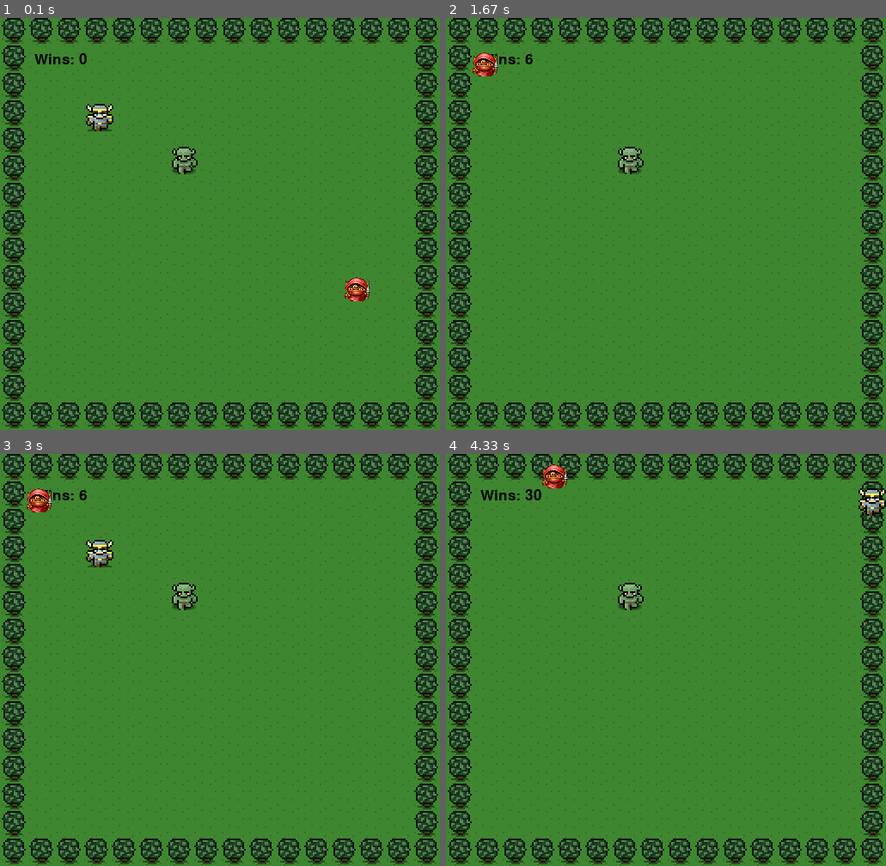
Above: before the commit, frames 1-4 (two rows, left to right).
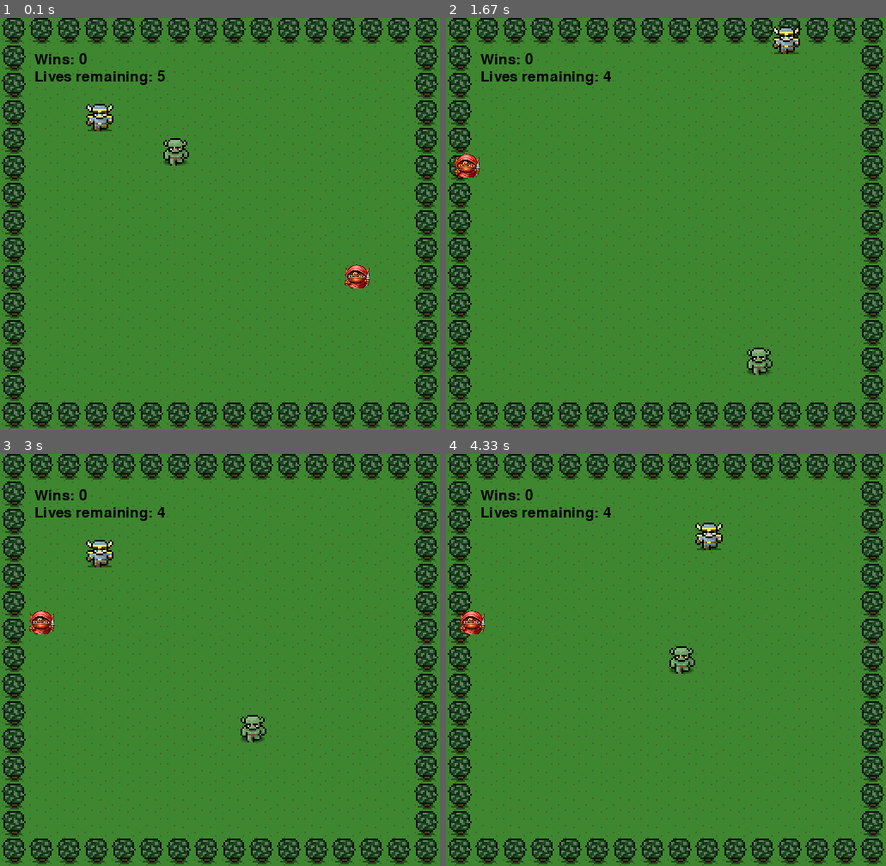
Above: after the commit, the same moments.

Repository: cshall13/Goblin-Pygame-
Game: pygame game, started from game.py
Two runs of this game, one before a commit and one after it. Both use one fixed random seed, a clock stepped at 60 frames per second and the inputs below.
Inputs:
- Up to frame 1 (0.1 s): no input
- Up to frame 2 (1.67 s): hold Right 0.33-0.8 s; hold Up 0.83-1.13 s; hold Right 1.17-1.63 s
- Up to frame 3 (3 s): hold Left 1.67-2.2 s; hold Down 2.23-2.53 s; hold Left 2.57-2.97 s
- Up to frame 4 (4.33 s): hold Up 3-3.37 s; hold Right 3.4-4.03 s; hold Down from 4.07 s (still down)

The runs differ from the first frame. In frame 1, 1.3% of the frame differs, in the area x 8-85%, y 12-69%; in frame 2, 1.8%; in frame 3, 1.5%; in frame 4, 2.2%, in the area x 3-100%, y 2-54%.

Commit message:
init-pygame

Diff:
--- a/game.py
+++ b/game.py
@@ -32,21 +32,26 @@
 hero = {
 	"x": 100,
 	"y": 100,
-	"speed": 10,
-	"wins": 0
+	"speed": 5,
+	"wins": 0,
+	"kills": 0,
+	"lives": 5
 }
 
 goblin = {
 	"x": 400,
 	"y": 300,
-	"speed": 10
+	"speed": 1.5,
+	"direction": "N"
 }
 
 monster = {
 	"x": 200,
 	"y": 150,
-	"speed": 10
-}
+	"speed": 1
+}
+
+directions = [ 'N', 'S', 'E', 'W', 'NE', 'NW', 'SE', 'SW']
 
 screen_size = (screen["height"], screen ["width"])
 pygame_screen = pygame.display.set_mode(screen_size)
@@ -56,15 +61,25 @@
 goblin_image = pygame.image.load('images/goblin.png')
 monster_image = pygame.image.load('images/monster.png')
 
+# Add music files
+pygame.mixer.music.load('sounds/music.wav')
+pygame.mixer.music.play(-1)
+win_sound = pygame.mixer.Sound('sounds/win.wav')
+lose_sound = pygame.mixer.Sound('sounds/lose.wav')
+
+tick = 0
+
 # //////////////MAIN GAME LOOP//////////////
+
 game_on = True
 while game_on:
+	tick += 1
 	# we are inside the main game loop. I will run as long as the game is True
 	# ----EVENTS----
 	for event in pygame.event.get():
 		# Looping through all events that happened this game loop cycle
 		if event.type == pygame.QUIT:
-			# the use clicked on the red X to leave the game
+			# the user clicked on the red X to leave the game
 			game_on = False
 			# update our boolean, so pygame can escape the loop
 		elif event.type == pygame.KEYDOWN:
@@ -88,27 +103,85 @@
 				keys_down['right'] = False
 	# Update Hero position
 
-	if keys_down['up']:
+	if keys_down['up'] and hero['y'] > 0:
 		hero['y'] -= hero['speed']
-	elif keys_down['down']:
+	elif keys_down['down'] and hero['y'] < 450:
 		hero['y'] += hero['speed']
-	if keys_down['left']:
+	if keys_down['left'] and hero['x'] > 0:
 		hero['x'] -= hero['speed']
-	elif keys_down['right']:
+	elif keys_down['right'] and hero['x'] < 480:
 		hero['x'] += hero['speed']
 
+	# Monster chasing hero
+
+	if hero['x'] > monster['x']:
+		monster['x'] += monster['speed']
+	if hero['x'] < monster['x']:
+		monster['x'] -= monster['speed']
+	if hero['y'] > monster['y']:
+		monster['y'] += monster['speed']
+	if hero['y'] < monster['y']:
+		monster['y'] -= monster['speed']
+
+	# Update goblin position
+
+	if (goblin['direction'] == 'N'):
+		goblin['y'] -= goblin['speed']
+	elif (goblin['direction'] == 'S'):
+		goblin['y'] += goblin['speed']
+	elif (goblin['direction'] == 'E'):
+		goblin['x'] += goblin['speed']
+	elif (goblin['direction'] == 'W'):
+		goblin['x'] -= goblin['speed']
+	elif (goblin['direction'] == 'NE'):
+		goblin['y'] -= goblin['speed']
+		goblin['x'] += goblin['speed']
+	elif (goblin['direction'] == 'NW'):
+		goblin['y'] -= goblin['speed']
+		goblin['x'] -= goblin['speed']
+	elif (goblin['direction'] == 'SE'):
+		goblin['y'] += goblin['speed']
+		goblin['x'] += goblin['speed']
+	elif (goblin['direction'] == 'SW'):
+		goblin['y'] += goblin['speed']
+		goblin['x'] -= goblin['speed']
+
+	if (tick % 20 == 0):
+		new_dir_index = randint(0,len(directions) -1)
+		goblin['direction'] = directions[new_dir_index]
+
+	# Keeping goblin on the screen
+
+	if (goblin['x'] > screen['width']):
+		goblin['x'] = 0
+	elif (goblin['x'] < 0):
+		goblin['x'] = screen['width']
+	if (goblin['y'] > screen['height']):
+		goblin['y'] = 0
+	elif (goblin['y'] < 0):
+		goblin['y'] = screen['height']
+
 	# COLLISION DETECTION!!
-	distance_between = fabs(hero['x'] - goblin ['x']) + (hero['y'] - goblin ['y'])
+	distance_between = fabs(hero['x'] - goblin ['x']) + fabs(hero['y'] - goblin ['y'])
 	if (distance_between < 32):
 		# the hero and goblin are touching
 		# generate a random X > 0, X < screen["width"]
 		# generate a random Y > 0, Y < screen['height']
-		rand_x = randint(0, screen['width'])
-		rand_y = randint(0, screen['height'])
+		rand_x = randint(0, screen['width'] - 50)
+		rand_y = randint(0, screen['height'] - 50)
 		goblin['x'] = rand_x
 		goblin['y'] = rand_y
 		# update the hero's wins
 		hero['wins'] += 1
+	distance_between = fabs(hero['x'] - monster ['x']) + fabs(hero['y'] - monster ['y'])
+	if (distance_between < 32):
+		rand_x = randint(0, screen['width']- 50)
+		rand_y = randint(0, screen['height']- 50)
+		monster['x'] = rand_x
+		monster['y'] = rand_y
+		# update hero's lives
+		hero['lives'] -= 1
+		win_sound.play()
 	# ----RENDER!----
 	# blit takes 2 arguments
 	# 1.What?
@@ -117,7 +190,13 @@
 	# draw the hero wins on the screen
 	font = pygame.font.Font(None, 25)
 	wins_text = font.render("Wins: %d" % (hero['wins']), True, (0,0,0))
+	lives_text = font.render("Lives remaining: %d" % (hero['lives']), True, (0,0,0))
 	pygame_screen.blit(wins_text, [40,40])
+	pygame_screen.blit(lives_text, [40,60])
+
+	if hero['lives'] == 0:
+		game_over_text = font.render("YOU\'RE DEAD!!", True, (0,0,0))
+		pygame_screen.blit(game_over_text, [100,150])
 	# draw the hero
 	pygame_screen.blit(hero_image, [hero['x'], hero['y']])
 	# draw the goblin
--- /dev/null
+++ b/robs-game.py
@@ -0,0 +1,250 @@
+# 1. Include pygame
+# Include pygame which we got from pip
+import pygame
+
+# bring in the math module so we can use absolute value
+from math import fabs
+
+# Get the random module
+from random import randint
+
+# in order to use pygame, we have to run the init method
+# 2. Init pygame
+pygame.init()
+
+
+# 3. Create a screen with a size
+screen = {
+	"height": 512,
+	"width": 480
+}
+
+keys = {
+	"right": 275,
+	"left": 276,
+	"up": 273,
+	"down": 274
+}
+
+keys_down = {
+	"right": False,
+	"left": False,
+	"up": False,
+	"down": False,
+}
+
+hero = {
+	"x": 100,
+	"y": 100,
+	"speed": 10,
+	"wins": 0,
+	"is_alive": True
+}
+
+goblin = {
+	"x": 200,
+	"y": 200,
+	"speed": 5,
+	"direction": "N"
+}
+
+powerup = {
+	'active': True,
+	'tick_gotten': 0
+}
+
+game_paused = False
+
+
+directions = ['N','S','E','W','NE','NW','SE','SW']
+
+screen_size = (screen["height"], screen["width"])
+pygame_screen = pygame.display.set_mode(screen_size)
+pygame.display.set_caption("Goblin Chase")
+background_image = pygame.image.load('./images/background.png')
+hero_image = pygame.image.load('./images/hero.png')
+hero_image_scaled = pygame.transform.scale(hero_image, (32,32))
+goblin_image = pygame.image.load('images/goblin.png')
+powerup_image = pygame.image.load('./images/Mushroom.png')
+powerup_image_scaled = pygame.transform.scale(powerup_image, (32,32))
+
+# Add music files
+# pygame.mixer.music.load('./sounds/faf.wav')
+# pygame.mixer.music.play(-1)
+win_sound = pygame.mixer.Sound('./sounds/win.wav')
+lose_sound = pygame.mixer.Sound('./sounds/lose.wav')
+
+tick = 0
+timer = 0
+
+
+# /////////////////////////////////////////////
+# //////////////MAIN GAME LOOP/////////////////
+# /////////////////////////////////////////////	x
+game_on = True
+
+def key_usage():
+	global game_on
+	global game_paused
+		# Looping through all events that happened this game loop cycle
+		# 4. Add a quit event (requires sys)
+	if event.type == pygame.QUIT:
+			# the user clicked on the red X to leave the game
+		game_on = False
+			# update our boolean, so pygame can escape the loop
+	elif event.type == pygame.KEYDOWN:
+		if event.key == keys['up']:
+			keys_down['up'] = True
+		elif event.key == keys['down']:
+			keys_down['down'] = True
+		elif event.key == keys['left']:
+				# print "User pressed left!"
+			keys_down['left'] = True
+		elif event.key == keys['right']:
+				# print "User pressed right!"
+			keys_down['right'] = True
+		elif event.key == 121:
+				# userpushed "y"
+			hero['x'] = 100
+			hero['y'] = 100
+		elif event.key == 32:
+			# user pushed space!
+			game_paused = not game_paused
+	elif event.type == pygame.KEYUP:
+			# print "The user let go of a key"
+		if event.key == keys['up']:
+				# the user let go of a key... and that key was the up arrow
+			keys_down['up'] = False
+		if event.key == keys['down']:
+			keys_down['down'] = False
+		if event.key == keys['left']:
+			keys_down['left'] = False
+		if event.key == keys['right']:
+			keys_down['right'] = False
+
+def hero_motion():
+		# Update Hero position
+	if keys_down['up']:
+		hero['y'] -= hero['speed']
+	elif keys_down['down']:
+		hero['y'] += hero['speed']
+	if keys_down['left']:
+		hero['x'] -= hero['speed']
+	elif keys_down['right']:
+		hero['x'] += hero['speed']
+
+def goblin_motion():
+	# update goblin position
+		# get random direction (up down left or right)
+		# move goblin in that direction
+	if (goblin['direction'] == 'N'):
+		goblin['y'] -= goblin['speed']
+	elif (goblin['direction'] == 'S'):
+		goblin['y'] += goblin['speed']
+	elif (goblin['direction'] == 'E'):
+		goblin['x'] += goblin['speed']
+	elif (goblin['direction'] == 'W'):
+		goblin['x'] -= goblin['speed']
+	elif (goblin['direction'] == 'NE'):
+		goblin['y'] -= goblin['speed']
+		goblin['x'] += goblin['speed']
+	elif (goblin['direction'] == 'NW'):
+		goblin['y'] -= goblin['speed']
+		goblin['x'] -= goblin['speed']
+	elif (goblin['direction'] == 'SE'):
+		goblin['y'] += goblin['speed']
+		goblin['x'] += goblin['speed']
+	elif (goblin['direction'] == 'SW'):
+		goblin['y'] += goblin['speed']
+		goblin['x'] -= goblin['speed']
+	if (tick % 20 == 0):
+		new_dir_index = randint(0, len(directions)-1)
+		goblin['direction'] = directions[new_dir_index]
+	if (goblin['x'] > screen['width']):
+		goblin['x'] = 0
+	elif (goblin['x'] < 0):
+		goblin['x'] = screen['width']
+	if (goblin['y'] > screen['height']):
+		goblin['y'] = 0
+	elif (goblin['y'] < 0):
+		goblin['y'] = screen['height']
+
+def collision_detection():
+		# COLLISION DETECTION!!
+	# For goblin and hero
+	distance_between = fabs(hero['x'] - goblin['x']) + fabs(hero['y'] - goblin['y'])
+	if (distance_between < 32):
+		# the hero and goblin are touching!
+		# print ("Collision!!")
+		# Generate a random X > 0, X < screen['width']
+		# Generate a random Y > 0, Y < screen['height']
+		rand_x = randint(0,screen['width'])
+		rand_y = randint(0,screen['height'])
+		goblin['x'] = rand_x
+		goblin['y'] = rand_y
+		# Update the hero's wins
+		# if(not game_paused):
+		hero['wins'] += 1
+		goblin['speed'] += 5
+		win_sound.play()
+
+	# For powerup and hero
+	distance_between = fabs(hero['x'] - 100) + fabs(hero['y'] - 200)
+	if (distance_between < 32):
+		print 'hero ran into musroom!'
+
+# Create the game loop (while 1)
+while game_on:
+	# update our ticker each time through the loop ~30/sec
+	tick += 1
+
+	# we are inside teh main game loop. It will run as long as game_on is true
+	# ---EVENTS!!----
+	for event in pygame.event.get():
+		key_usage()
+
+	if(not game_paused):
+		hero_motion()
+		goblin_motion()
+		collision_detection()
+
+	# COLLISION DETECTION!!
+
+	# For goblin and hero
+
+
+
+
+	# ---RENDER!---
+	# blit takes 2 arguments
+	# 1. What?
+	# 2. Where?
+	# Screen.fill (pass bg_color)
+	pygame_screen.blit(background_image, [0,0])
+
+	# Draw the hero wins on the screen
+	font = pygame.font.Font(None, 25)
+	wins_text = font.render("Wins: %d" % (hero['wins']), True, (0,0,0))
+	pygame_screen.blit(wins_text, [40,40])
+
+	if (tick % 30 == 0):
+		timer += 1
+	timer_text = font.render("Seconds Alive: %d" % (timer), True, (0,0,0))
+	pygame_screen.blit(timer_text, [40,100])
+
+	if(game_paused):
+		timer_text = font.render("Game Paused. Hit space to unpause", True, (0,0,0))
+		pygame_screen.blit(timer_text, [200,300])
+
+
+	# draw the hero
+	pygame_screen.blit(hero_image_scaled, [hero['x'],hero['y']])
+	pygame_screen.blit(goblin_image, [goblin['x'],goblin['y']])
+	pygame_screen.blit(powerup_image_scaled, [100,200])
+
+	# clear the screen for next time
+	pygame.display.flip()
+
+
+
+	# Flip the screen and start ove4
Binary file added: images/Mushroom.png
Not shown, changed: .DS_Store
Not shown, changed: images/.DS_Store
